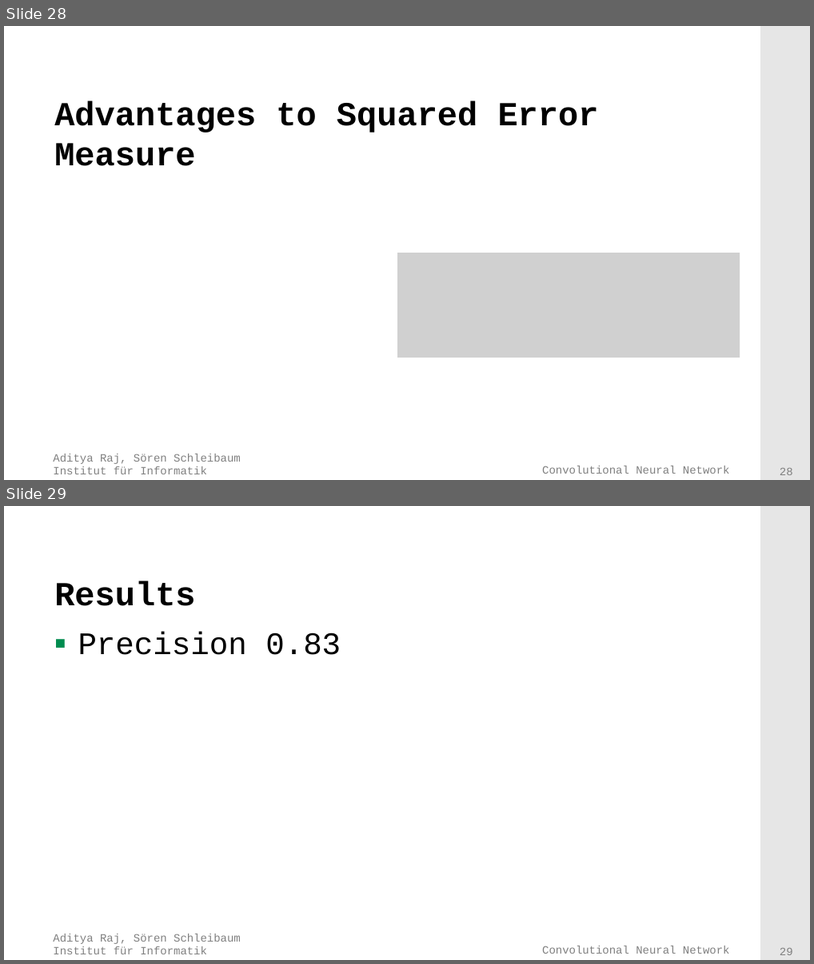
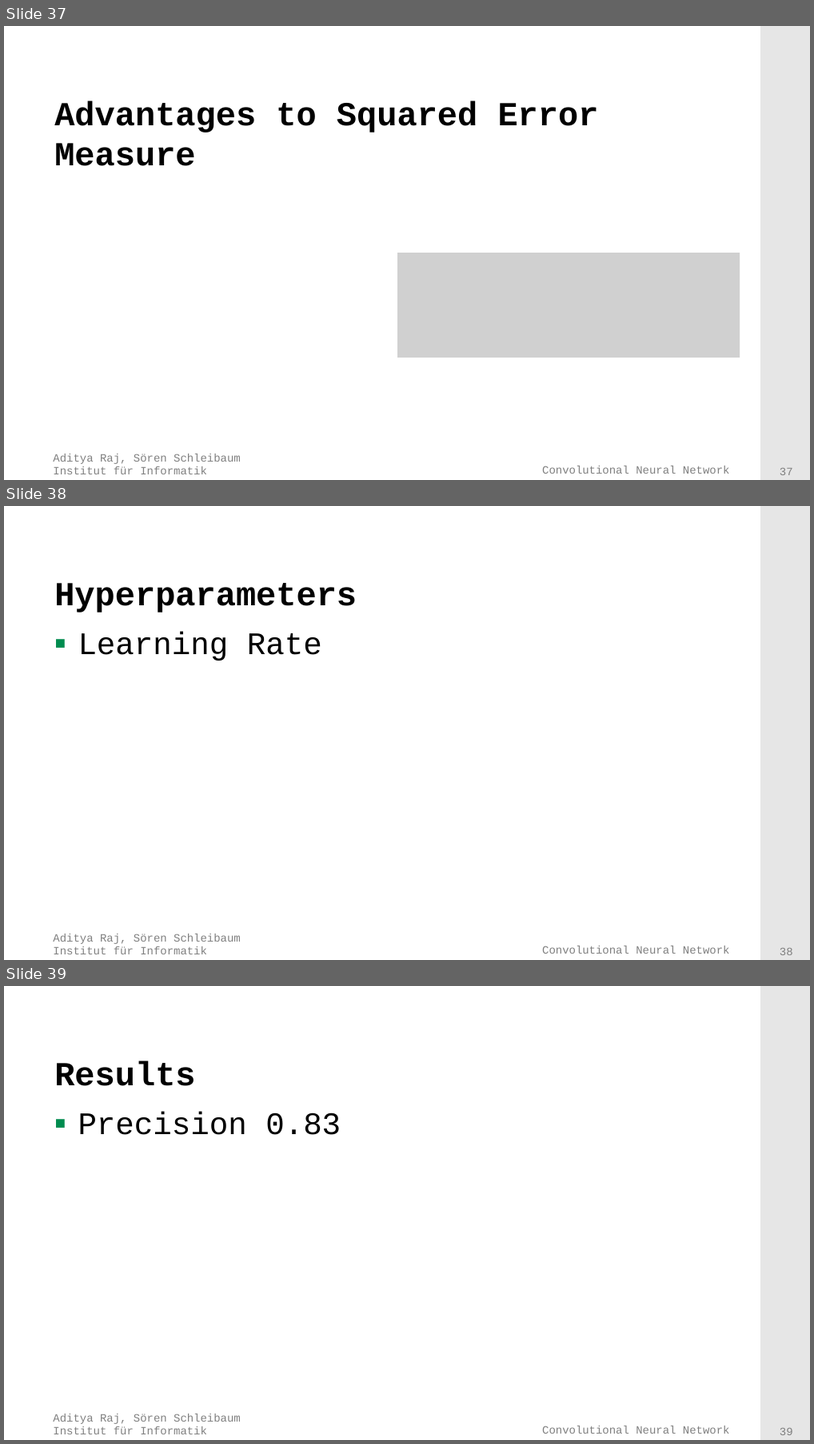
Before and after one commit to adityaraj52/ConvNet, a slide deck: PresentationsAndTalk/Presentation.pptx. Shown one above the other, each under a label of ours: slides 28 and 29 before the commit, slides 37, 38 and 39 after it. The pictures are 814x964 and 814x1444 pixels, drawn with LibreOffice and Linux fonts; fonts in the diff are those of the drawing; grey boxes stand for pictures; background and template pictures are left out. Boxes give left, top, right and bottom in pixels: in the first picture for what was removed or moved away, otherwise in the second. Text is boxed around its words. In the diff, an @@ line names an element or a change of style, - is before the commit and + after.

```diff
--- a/PresentationsAndTalk/Presentation.pptx
+++ b/PresentationsAndTalk/Presentation.pptx
@@ slide 38 added at box(4, 506, 810, 960), background #FFFFFF; not listed: 4 template elements that a slide beside it also shows @@
@@ title added at box(54, 583, 357, 612), 30 pt, text #000000, bold @@
+Hyperparameters
@@ text added at box(78, 632, 322, 660), 28 pt, text #000000 @@
+▪ Learning Rate
@@ what was slide 28 is now slide 37 @@
@@ page number at box(780, 468, 794, 475): text changed @@
-28
+37
@@ what was slide 29 is now slide 39 @@
```
Also in this commit, not shown: 2 slides changed, 10 other slides added, 1 slide removed.
